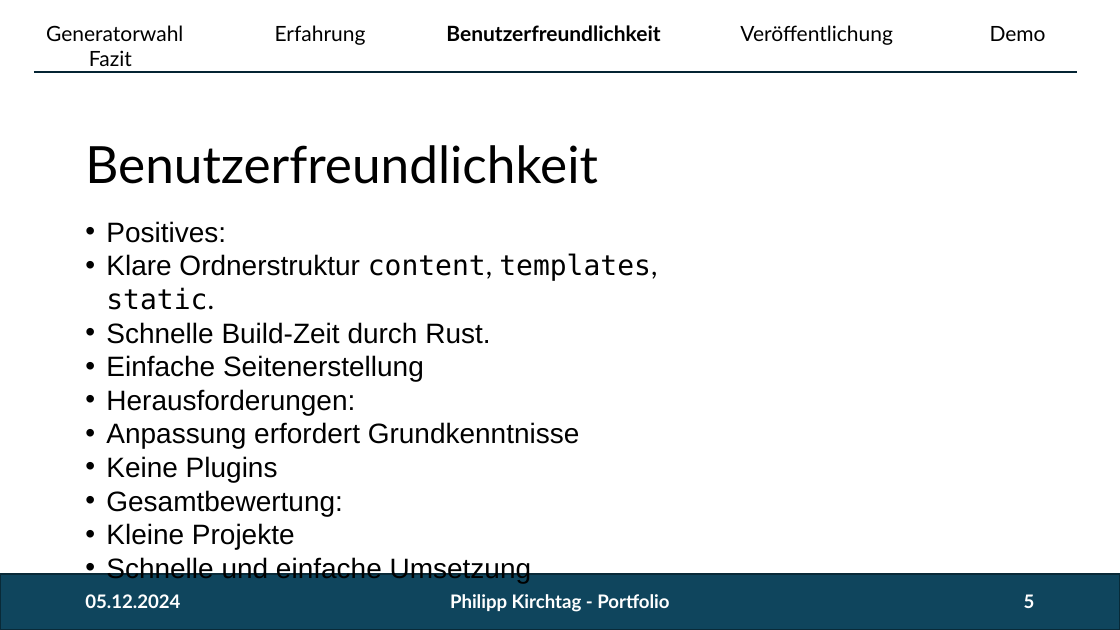
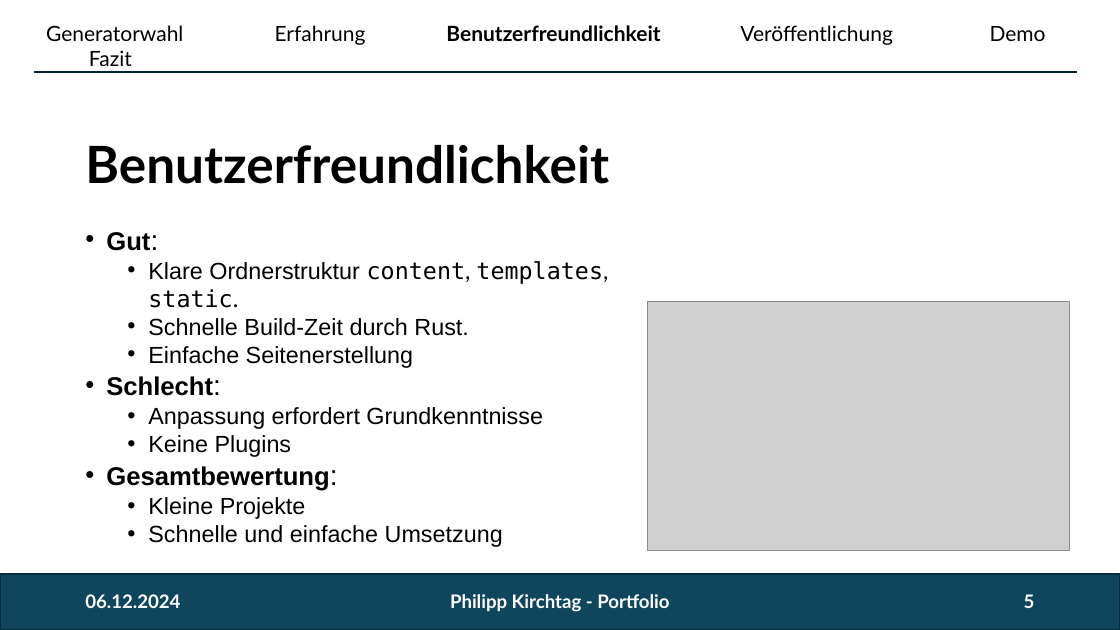
Before and after one commit to philippkirchtag/portfolio, a slide deck: slide 5 of portfolio_kirchtag.pptx. Drawn at 1120x630 pixels with LibreOffice and Linux fonts; fonts in the diff are those of the drawing; grey boxes stand for pictures. Boxes give left, top, right and bottom in pixels: in the first picture for what was removed or moved away, otherwise in the second. Text is boxed around its words. In the diff, an @@ line names an element or a change of style, - is before the commit and + after.

```diff
--- a/portfolio_kirchtag.pptx
+++ b/portfolio_kirchtag.pptx
@@ title "Benutzerfreundlichkeit" at [85,145,609,184]: bold on @@
@@ text at [106,232,150,251]: text changed; size 24 to 22 pt; bold on @@
-• Positives:
+• Gut:
@@ text at [106,261,608,547]: size 24 to 20 pt in "Klare Ordnerstruktur content, templates, static.", "Schnelle Build-Zeit durch Rust.", "Einfache Seitenerstellung", "Anpassung erfordert Grundkenntnisse" and 3 more places; size 24 to 22 pt, bold on in "Gesamtbewertung:"; list level 1 to 2 in "Klare Ordnerstruktur content, templates, static."; list level 1 to 2 in "Schnelle Build-Zeit durch Rust."; list level 1 to 2 in "Einfache Seitenerstellung"; list level 1 to 2 in "Anpassung erfordert Grundkenntnisse"; list level 1 to 2 in "Keine Plugins"; list level 1 to 2 in "Kleine Projekte"; list level 1 to 2 in "Schnelle und einfache Umsetzung" @@
@@ picture added at [648,302,1070,550] @@
@@ text at [106,376,213,396]: text changed; size 24 to 22 pt; bold on @@
-• Herausforderungen:
+• Schlecht:
@@ text at [85,594,180,608]: text changed @@
-05.12.2024
+06.12.2024
```
Also in this commit, not shown: 7 other slides changed, 1 other file.
